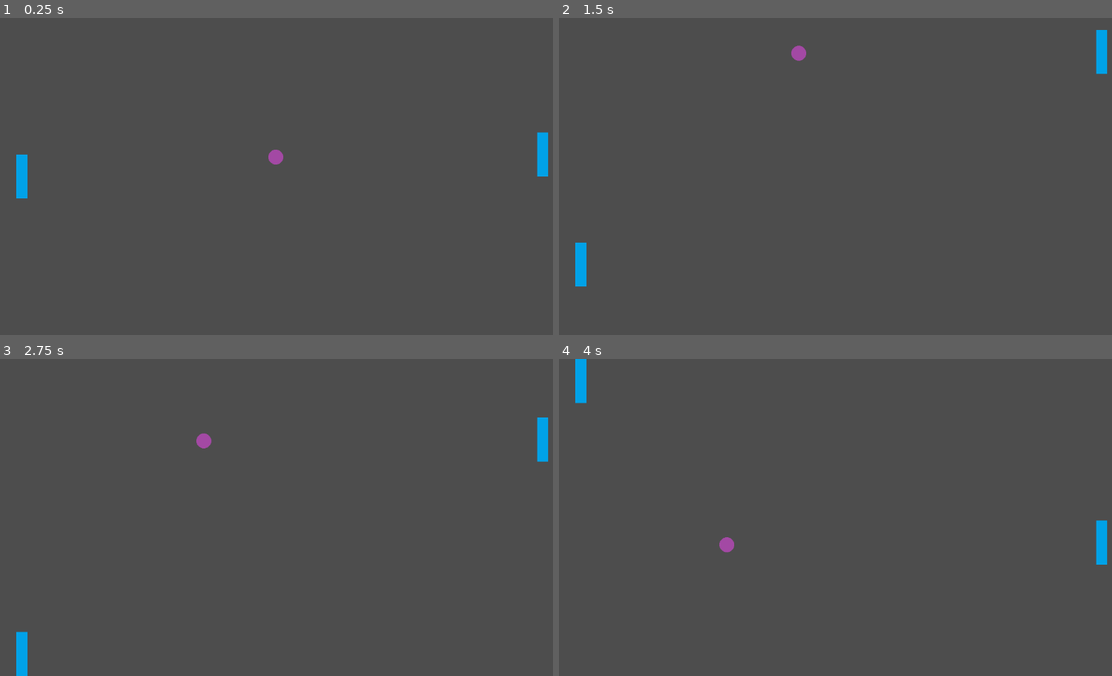
Above: before the commit, frames 1-4 (two rows, left to right).
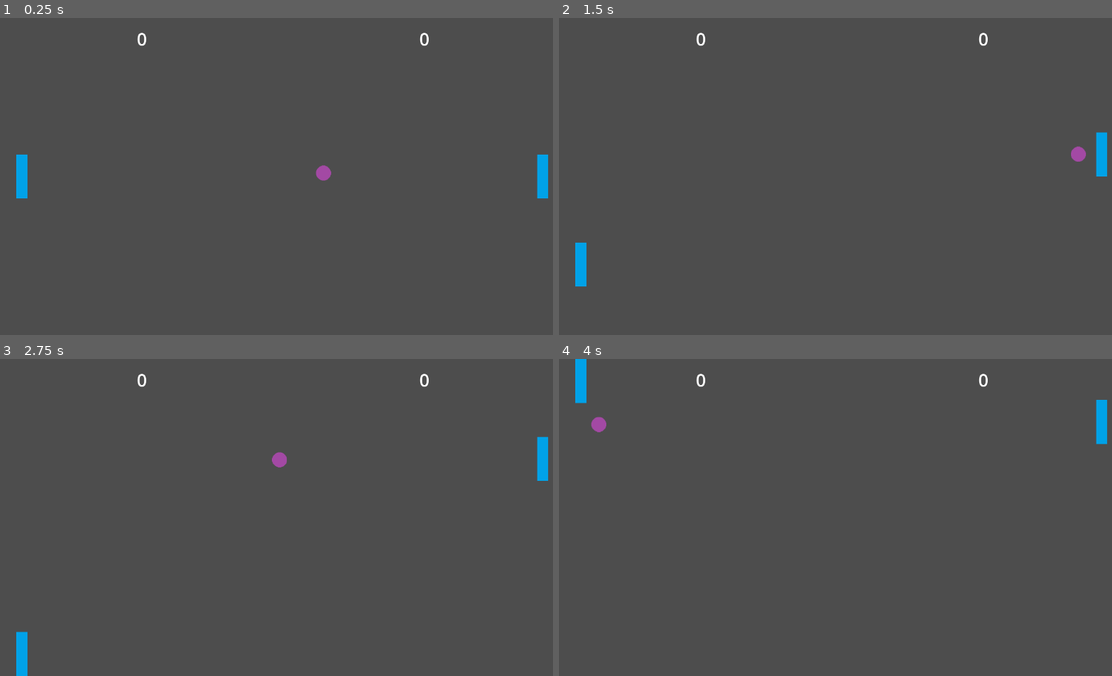
Above: after the commit, the same moments.

Repository: leonardohra-gh/game-samples-godot
Game: Godot game, scene res://games/pong/scenes/tests/elements_interaction.tscn
Two runs of this game, one before a commit and one after it. Both use one fixed random seed, a clock stepped at 60 frames per second and the inputs below. The project has no main scene, so this scene is started directly.
Inputs:
- Up to frame 1 (0.25 s): no input
- Up to frame 2 (1.5 s): hold Right (move_right) 0.53-1.28 s; hold Down (move_down) from 1.28 s (still down)
- Up to frame 3 (2.75 s): release Down (move_down) at 2.03 s; hold Right (move_right) from 2.03 s (still down)
- Up to frame 4 (4 s): release Right (move_right) at 2.78 s; hold Up (move_up) 2.78-3.53 s; hold Left (move_left) from 3.53 s (still down)

The runs differ from the first frame. In frame 1, 0.6% of the frame differs, in the area x 24-100%, y 4-57%; in frame 2, 0.9%; in frame 3, 0.5%; in frame 4, 0.9%, in the area x 5-100%, y 4-65%.

Commit message:
Adding the game logic for score
Also added the game reset when someone gets to a certain score

Diff:
--- a/games/pong/scenes/ball/ball.gd
+++ b/games/pong/scenes/ball/ball.gd
@@ -1,7 +1,11 @@
+class_name Ball
 extends RigidBody2D
 
-@export var speed: float = 200
+@export var initial_speed: float = 400
 @export var max_speed: float = 1000
+
+@onready var speed: float = initial_speed
+@onready var initial_position: Vector2 = position
 
 # The angles below are to respect to Vector2.RIGHT
 const DEGREE_45 = PI/4
@@ -11,32 +15,32 @@
 const DEGREE_225 = -DEGREE_135
 const DEGREE_270 = -DEGREE_90
 const DEGREE_315 = -DEGREE_45
-# from 135º to 225º,
-const angle_range_left = [DEGREE_135, DEGREE_225]
-#from -45º to 45º
-const angle_range_right = [DEGREE_315, DEGREE_45]
 
 func _ready() -> void:
+	connect("body_exited", _on_body_exited)
+	start()
+
+func start() -> void:
+	sleeping = true
+	global_transform.origin = initial_position
+	sleeping = false
+	speed = initial_speed
 	var direction = generate_random_direction()
 	linear_velocity = direction * speed
-	connect("body_exited", _on_body_exited)
 
 func generate_random_direction() -> Vector2:
-	var angle_ranges = [angle_range_left, angle_range_right]
-	var direction = randi_range(0, 1)
-	var angle_range_for_direction = angle_ranges[direction]
-	var angle_chosen = randf_range(angle_range_for_direction[0], angle_range_for_direction[1])
-	return Vector2.RIGHT.rotated(angle_chosen)
+	var angle_chosen = randf_range(0, 2*PI)
+	var corrected_angle = correct_angle(angle_chosen)
+	return Vector2.RIGHT.rotated(corrected_angle)
 
 func _integrate_forces(_state: PhysicsDirectBodyState2D) -> void:
 	linear_velocity = linear_velocity.normalized() * speed
+	pass
 
-func _on_body_exited(body: PhysicsBody2D) -> void:
-	if body.is_in_group("paddle"):
-		speed *= 1.1
-		if speed > max_speed: speed = max_speed
-		var paddle: Paddle = body as Paddle
-		paddle.reset_x()
+func _on_body_exited(node: Node2D) -> void:
+	if node.is_in_group("paddle"):
+		adjust_speed()
+		adjust_paddle_position(node)
 		redirect_ball()
 
 func redirect_ball():
@@ -52,3 +56,11 @@
 	else: if angle > DEGREE_225 and angle < DEGREE_270: return DEGREE_225
 	else: if angle > DEGREE_270 and angle < DEGREE_315: return DEGREE_315
 	return angle
+
+func adjust_speed() -> void:
+	speed *= 1.1
+	if speed > max_speed: speed = max_speed
+
+func adjust_paddle_position(node: Node2D) -> void:
+	var paddle: Paddle = node as Paddle
+	paddle.reset_x()
--- a/games/pong/scenes/ball/ball.tscn
+++ b/games/pong/scenes/ball/ball.tscn
@@ -10,7 +10,7 @@
 [sub_resource type="CircleShape2D" id="CircleShape2D_6rqu7"]
 radius = 17.0
 
-[node name="Ball" type="RigidBody2D"]
+[node name="Ball" type="RigidBody2D" groups=["ball"]]
 mass = 0.001
 physics_material_override = SubResource("PhysicsMaterial_dr3jx")
 gravity_scale = 0.0
--- /dev/null
+++ b/games/pong/scenes/goals/goal.tscn
@@ -0,0 +1,9 @@
+[gd_scene load_steps=2 format=3 uid="uid://cd4hpjwqe8n8e"]
+
+[sub_resource type="RectangleShape2D" id="RectangleShape2D_5ijm1"]
+size = Vector2(1, 720)
+
+[node name="Goal" type="Area2D"]
+
+[node name="CollisionShape2D" type="CollisionShape2D" parent="."]
+shape = SubResource("RectangleShape2D_5ijm1")
--- /dev/null
+++ b/games/pong/scenes/goals/opponent_goal.gd
@@ -0,0 +1,11 @@
+class_name OpponentGoal
+extends Area2D
+
+signal player_scored()
+
+func _ready() -> void:
+	connect("body_entered", _on_body_entered)
+
+func _on_body_entered(node: Node2D) -> void:
+	if node.is_in_group("ball"):
+		player_scored.emit()
--- /dev/null
+++ b/games/pong/scenes/goals/opponent_goal.tscn
@@ -0,0 +1,7 @@
+[gd_scene load_steps=3 format=3 uid="uid://batj0xpbbbd7h"]
+
+[ext_resource type="PackedScene" uid="uid://cd4hpjwqe8n8e" path="res://games/pong/scenes/goals/goal.tscn" id="1_e7pv3"]
+[ext_resource type="Script" path="res://games/pong/scenes/goals/opponent_goal.gd" id="2_4xlt8"]
+
+[node name="OpponentGoal" instance=ExtResource("1_e7pv3")]
+script = ExtResource("2_4xlt8")
--- /dev/null
+++ b/games/pong/scenes/goals/player_goal.gd
@@ -0,0 +1,11 @@
+class_name PlayerGoal
+extends Area2D
+
+signal opponent_scored()
+
+func _ready() -> void:
+	connect("body_entered", _on_body_entered)
+
+func _on_body_entered(node: Node2D) -> void:
+	if node.is_in_group("ball"):
+		opponent_scored.emit()
--- /dev/null
+++ b/games/pong/scenes/goals/player_goal.tscn
@@ -0,0 +1,7 @@
+[gd_scene load_steps=3 format=3 uid="uid://nvfphpo36has"]
+
+[ext_resource type="PackedScene" uid="uid://cd4hpjwqe8n8e" path="res://games/pong/scenes/goals/goal.tscn" id="1_rjkpv"]
+[ext_resource type="Script" path="res://games/pong/scenes/goals/player_goal.gd" id="2_t4ya6"]
+
+[node name="PlayerGoal" instance=ExtResource("1_rjkpv")]
+script = ExtResource("2_t4ya6")
--- a/games/pong/scenes/screen_boundaries/pong_boundaries.tscn
+++ b/games/pong/scenes/screen_boundaries/pong_boundaries.tscn
@@ -1,5 +1,14 @@
-[gd_scene load_steps=2 format=3 uid="uid://bsami6xksrn0v"]
+[gd_scene load_steps=2 format=3 uid="uid://blghw88atelmx"]
 
-[ext_resource type="PackedScene" uid="uid://bq6ilma8c4lul" path="res://games/pong/scenes/screen_boundaries/boundaries_1280_720.tscn" id="1_g7m7n"]
+[sub_resource type="WorldBoundaryShape2D" id="WorldBoundaryShape2D_453dy"]
 
-[node name="ScreenBoundaries" instance=ExtResource("1_g7m7n")]
+[node name="PongBoundaries" type="StaticBody2D"]
+
+[node name="Top" type="CollisionShape2D" parent="."]
+position = Vector2(640, 0)
+rotation = 3.14159
+shape = SubResource("WorldBoundaryShape2D_453dy")
+
+[node name="Bottom" type="CollisionShape2D" parent="."]
+position = Vector2(640, 720)
+shape = SubResource("WorldBoundaryShape2D_453dy")
--- a/games/pong/scenes/tests/elements_interaction.tscn
+++ b/games/pong/scenes/tests/elements_interaction.tscn
@@ -1,33 +1,34 @@
-[gd_scene load_steps=5 format=3 uid="uid://tokah6duorkp"]
+[gd_scene load_steps=11 format=3 uid="uid://tokah6duorkp"]
 
 [ext_resource type="PackedScene" uid="uid://pe5kw6dt7xyi" path="res://games/pong/scenes/player/player.tscn" id="1_7eo5l"]
+[ext_resource type="Script" path="res://games/pong/scenes/tests/game_manager.gd" id="1_ccwx0"]
+[ext_resource type="PackedScene" uid="uid://nvfphpo36has" path="res://games/pong/scenes/goals/player_goal.tscn" id="1_g7gho"]
+[ext_resource type="PackedScene" uid="uid://blghw88atelmx" path="res://games/pong/scenes/screen_boundaries/pong_boundaries.tscn" id="1_t02sb"]
+[ext_resource type="PackedScene" uid="uid://batj0xpbbbd7h" path="res://games/pong/scenes/goals/opponent_goal.tscn" id="2_kig7n"]
 [ext_resource type="PackedScene" uid="uid://j2plfxmkew2j" path="res://games/pong/scenes/opponent/opponent.tscn" id="2_wecct"]
 [ext_resource type="PackedScene" uid="uid://pdvnsd36qtag" path="res://games/pong/scenes/ball/ball.tscn" id="3_ipsiw"]
+[ext_resource type="Script" path="res://games/pong/scripts/hud.gd" id="5_iojhi"]
 
-[sub_resource type="WorldBoundaryShape2D" id="WorldBoundaryShape2D_nd40g"]
+[sub_resource type="LabelSettings" id="LabelSettings_jbbl7"]
+font_size = 40
 
-[node name="ElementsInteraction" type="Node2D"]
+[sub_resource type="LabelSettings" id="LabelSettings_8u6n8"]
+font_size = 40
 
-[node name="ScreenBoundaries" type="StaticBody2D" parent="."]
+[node name="ElementsInteraction" type="Node2D" node_paths=PackedStringArray("player_goal", "opponent_goal", "hud", "ball")]
+script = ExtResource("1_ccwx0")
+player_goal = NodePath("PlayerGoal")
+opponent_goal = NodePath("OpponentGoal")
+hud = NodePath("ScoreHUD")
+ball = NodePath("Ball")
 
-[node name="Top" type="CollisionShape2D" parent="ScreenBoundaries"]
-position = Vector2(640, 0)
-rotation = 3.14159
-shape = SubResource("WorldBoundaryShape2D_nd40g")
+[node name="PlayerGoal" parent="." instance=ExtResource("1_g7gho")]
+position = Vector2(0, 360)
 
-[node name="Bottom" type="CollisionShape2D" parent="ScreenBoundaries"]
-position = Vector2(640, 720)
-shape = SubResource("WorldBoundaryShape2D_nd40g")
+[node name="OpponentGoal" parent="." instance=ExtResource("2_kig7n")]
+position = Vector2(1280, 360)
 
-[node name="Left" type="CollisionShape2D" parent="ScreenBoundaries"]
-position = Vector2(0, 360)
-rotation = 1.5708
-shape = SubResource("WorldBoundaryShape2D_nd40g")
-
-[node name="Right" type="CollisionShape2D" parent="ScreenBoundaries"]
-position = Vector2(1280, 360)
-rotation = -1.5708
-shape = SubResource("WorldBoundaryShape2D_nd40g")
+[node name="PongBoundaries" parent="." instance=ExtResource("1_t02sb")]
 
 [node name="Player" parent="." instance=ExtResource("1_7eo5l")]
 position = Vector2(50, 360)
@@ -38,3 +39,32 @@
 
 [node name="Ball" parent="." instance=ExtResource("3_ipsiw")]
 position = Vector2(640, 360)
+
+[node name="ScoreHUD" type="CanvasLayer" parent="."]
+script = ExtResource("5_iojhi")
+
+[node name="PlayerScore" type="Label" parent="ScoreHUD"]
+anchors_preset = 5
+anchor_left = 0.5
+anchor_right = 0.5
+offset_left = -330.0
+offset_top = 20.0
+offset_right = -307.0
+offset_bottom = 75.0
+grow_horizontal = 2
+size_flags_horizontal = 4
+text = "0"
+label_settings = SubResource("LabelSettings_jbbl7")
+
+[node name="OpponentScore" type="Label" parent="ScoreHUD"]
+anchors_preset = 5
+anchor_left = 0.5
+anchor_right = 0.5
+offset_left = 310.0
+offset_top = 20.0
+offset_right = 333.0
+offset_bottom = 75.0
+grow_horizontal = 2
+size_flags_horizontal = 4
+text = "0"
+label_settings = SubResource("LabelSettings_8u6n8")
--- /dev/null
+++ b/games/pong/scenes/tests/game_manager.gd
@@ -0,0 +1,36 @@
+extends Node2D
+
+@export var player_goal: PlayerGoal
+@export var opponent_goal: OpponentGoal
+@export var hud: HUD
+@export var ball: Ball
+
+var player_score = 0
+var opponent_score = 0
+var max_score = 5
+
+func _ready() -> void:
+	player_goal.opponent_scored.connect(increase_opponent_score)
+	player_goal.opponent_scored.connect(ball.start)
+	opponent_goal.player_scored.connect(increase_player_score)
+	opponent_goal.player_scored.connect(ball.start)
+
+func increase_player_score() -> void:
+	player_score += 1
+	hud.set_player_score(player_score)
+	end_game_if_done(player_score)
+
+func increase_opponent_score() -> void:
+	opponent_score += 1
+	hud.set_opponent_score(opponent_score)
+	end_game_if_done(opponent_score)
+
+func end_game_if_done(score: int) -> void:
+	if score >= max_score:
+		restart_game()
+
+func restart_game() -> void:
+	player_score = 0
+	opponent_score = 0
+	hud.reset_score()
+	ball.start()
--- /dev/null
+++ b/games/pong/scripts/hud.gd
@@ -0,0 +1,18 @@
+class_name HUD
+extends Node
+
+@onready var player_score_label: Label = $PlayerScore
+@onready var opponent_score_label: Label = $OpponentScore
+
+func _ready() -> void:
+	reset_score()
+
+func reset_score() -> void:
+	player_score_label.text = "0"
+	opponent_score_label.text = "0"
+
+func set_player_score(score: int) -> void:
+	player_score_label.text = str(score)
+
+func set_opponent_score(score: int) -> void:
+	opponent_score_label.text = str(score)
--- a/project.godot
+++ b/project.godot
@@ -26,7 +26,7 @@
 [global_group]
 
 paddle=""
-goal=""
+ball=""
 
 [input]
 
